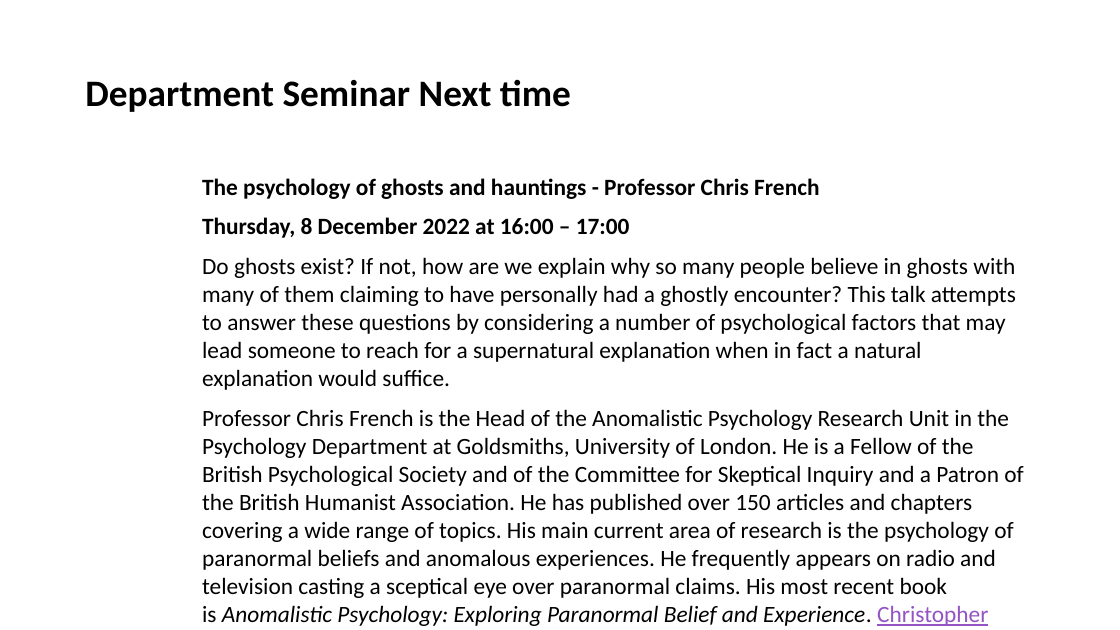
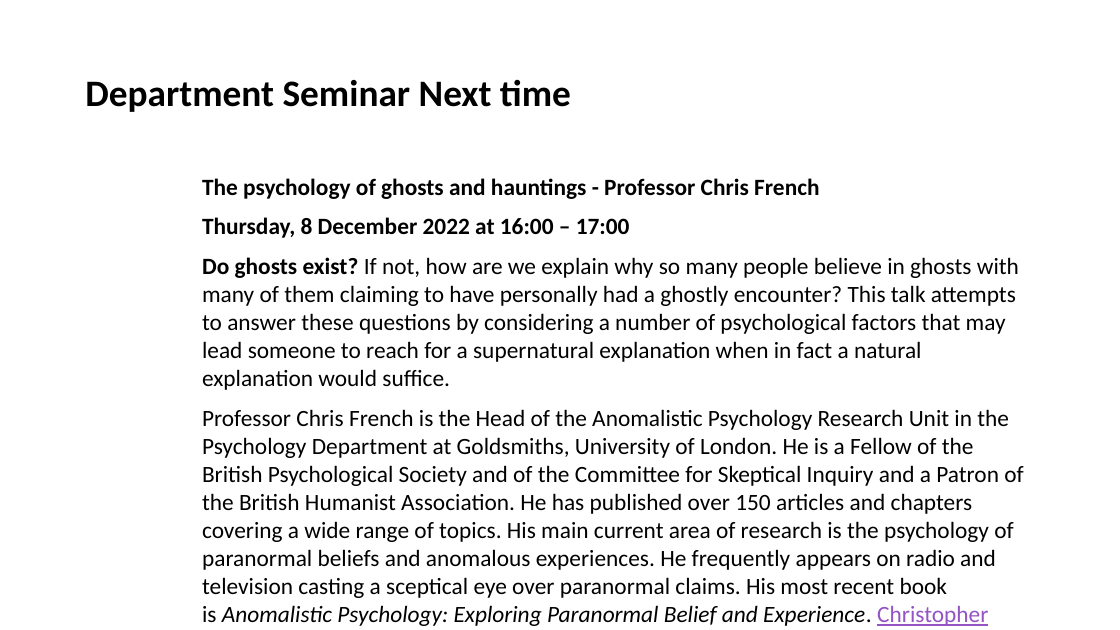
Before and after one commit to LittleMonkeyLab/PS52007Dslides, a slide deck: slide 4 of _site/lectures/Lecture07/Lecture07.pptx. Drawn at 1120x630 pixels with LibreOffice and Linux fonts; fonts in the diff are those of the drawing. Boxes give left, top, right and bottom in pixels: in the first picture for what was removed or moved away, otherwise in the second. Text is boxed around its words. In the diff, an @@ line names an element or a change of style, - is before the commit and + after.

```diff
--- a/_site/lectures/Lecture07/Lecture07.pptx
+++ b/_site/lectures/Lecture07/Lecture07.pptx
@@ text at <box>202,257,1019,390</box>: bold on in "Do ghosts exist?" @@
```
Also in this commit, not shown: 2 other slides changed, 26 slides added, 2 slides removed, 34 other files.
